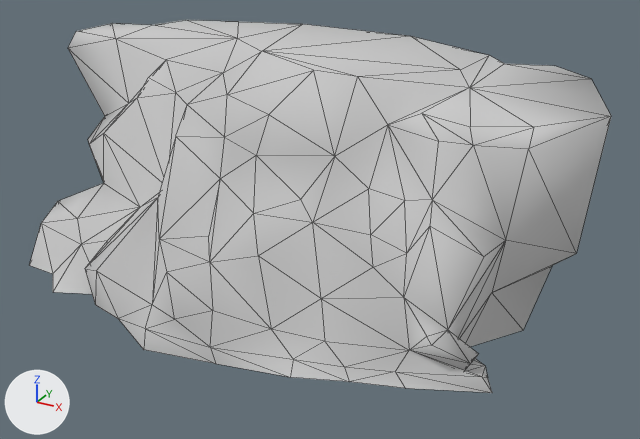
What one commit did to the FBX model Assets/GameResources/ArtResources/Scenes/StreamScenes/Scene_10011/build/Meshes/scene_malujiakuangdao_shan09.FBX.
Both versions are drawn from a 50 mm camera at (11.46, -18.67, 11.66) aimed at (1.14, 0.1, 2.27). The axes (+X, +Y, +Z) are drawn at lower left. The lights are the same throughout. Mesh edges are drawn as thin lines. Where no turn or scale is listed for an object, it has been applied to the vertices.

The first picture shows 'scene_malujiakuangdao_shan09'.
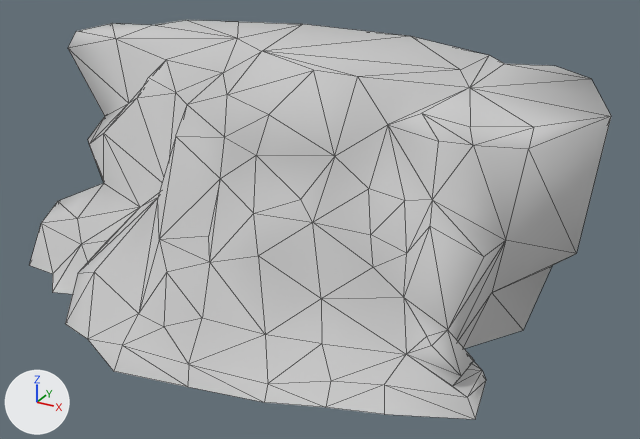
Scene script edits in JSON lines:
```json
{"block": "me_mesh", "where": "me_mesh.from_pydata(...)  # 137 vertices, 241 faces; spans x -8.0..8.0, y -3.7..4.5, z -0.5..6.4"}
{"block": "me_mesh", "where": "# used by ob_scene_malujiakuangdao_shan09; location = (0.0, 0.0, 0.0)"}
{"block": "me_mesh", "where": "# before: 23 (2.9, -3.0, 0.7) at pixel (324, 341), 24 (1.6, -3.1, 0.8) at pixel (271, 329), 25 (-1.9, -3.6, 0.0) at pixel (145, 328), 33 (6.3, -1.8, 0.8) at pixel (478, 353), 39 (-4.2, -3.2, 1.0) at pixel (84, 268)"}
{"block": "me_mesh", "where": "# before: 40 (-3.3, -3.7, 1.4) at pixel (96, 270), 48 (-2.8, -3.6, 0.0) at pixel (118, 318), 75 (-4.0, -3.1, -0.1) at pixel (95, 304), 76 (0.1, -3.6, 0.0) at pixel (210, 347), 77 (2.3, -3.3, 0.2) at pixel (293, 359)"}
{"block": "me_mesh", "where": "# before: 98 (-4.2, -2.6, -0.1), 101 (6.0, -1.6, 0.3), 107 (6.4, -1.9, 0.2) at pixel (481, 376), 126 (4.9, -2.7, -0.1) at pixel (405, 388), 127 (6.7, -1.8, -0.2) at pixel (492, 392)"}
{"block": "me_mesh", "where": "# before: 128 (3.7, -3.1, -0.1) at pixel (349, 381), 129 (0.2, -3.6, -0.4) at pixel (215, 363), 130 (2.4, -3.6, -0.1) at pixel (290, 377), 131 (-1.9, -3.7, -0.5) at pixel (143, 349), 132 (6.4, -1.3, -0.2) at pixel (487, 377)"}
{"block": "me_mesh", "change": "me_mesh part 1"}
{"op": "add", "block": "me_mesh", "code": "for i in [48, 75, 77, *range(126, 132)]: me_mesh.vertices[i].co += Vector((0.0, -1.1, 0.0))"}
{"op": "add", "block": "me_mesh", "code": "for i in [24, 33, 39, 101]: me_mesh.vertices[i].co += Vector((0.0, -0.3, 0.0))"}
{"op": "add", "block": "me_mesh", "code": "for i in [23, 40, 98, 132]: me_mesh.vertices[i].co += Vector((0.0, -0.1, 0.0))"}
{"op": "add", "block": "me_mesh", "code": "for i in [25, 76, 107]: me_mesh.vertices[i].co += Vector((0.0, -0.9, 0.0))"}
{"op": "set", "path": "me_mesh.vertices[32].co", "old": "(6.2, -2.0, 0.6)", "new": "(6.2, -2.6, 0.6)", "note": "pixel (470, 363) -> pixel (461, 376)"}
{"op": "set", "path": "me_mesh.vertices[47].co", "old": "(-2.1, -3.1, 0.4)", "new": "(-2.1, -3.6, 0.4)", "note": "pixel (152, 304) -> pixel (138, 313)"}
{"op": "set", "path": "me_mesh.vertices[88].co", "old": "(3.5, -3.0, 0.2)", "new": "(3.5, -3.6, 0.2)", "note": "pixel (344, 366) -> pixel (330, 380)"}
{"op": "set", "path": "me_mesh.vertices[92].co", "old": "(0.0, -3.2, 0.9)", "new": "(0.0, -3.7, 0.9)", "note": "pixel (212, 310) -> pixel (202, 318)"}
{"op": "set", "path": "me_mesh.vertices[94].co", "old": "(-0.9, -3.7, 0.6)", "new": "(-0.9, -4.1, 0.6)", "note": "pixel (174, 319) -> pixel (164, 326)"}
{"op": "set", "path": "me_mesh.vertices[102].co", "old": "(6.4, -1.4, 0.2)", "new": "(6.4, -1.6, 0.2)", "note": "pixel (485, 365) -> pixel (482, 370)"}
{"op": "set", "path": "me_mesh.vertices[104].co", "old": "(4.6, -2.6, 0.2)", "new": "(4.6, -3.2, 0.2)", "note": "pixel (395, 371) -> pixel (384, 384)"}
{"op": "set", "path": "me_mesh.vertices[106].co", "old": "(6.0, -2.0, 0.3)", "new": "(6.0, -2.6, 0.3)", "note": "not seen -> pixel (452, 386)"}
{"op": "set", "path": "me_mesh.vertices[108].co", "old": "(4.9, -2.4, 0.8)", "new": "(4.9, -2.6, 0.8)", "note": "pixel (409, 350) -> pixel (406, 354)"}
```

Location of each change, [x1, y1, x2, y2] in pixels of the pictures (640 x 439 px; the box of a moved part takes in the faces that stretch with it):
```json
{"object": "scene_malujiakuangdao_shan09", "change": "reshaped", "before": [29, 20, 611, 393], "after": [29, 20, 611, 419], "on screen": "7% taller"}
{"part": 1, "of": "me_mesh", "change": "moved or reshaped", "before": [53, 198, 492, 393], "after": [53, 198, 486, 419]}
```
